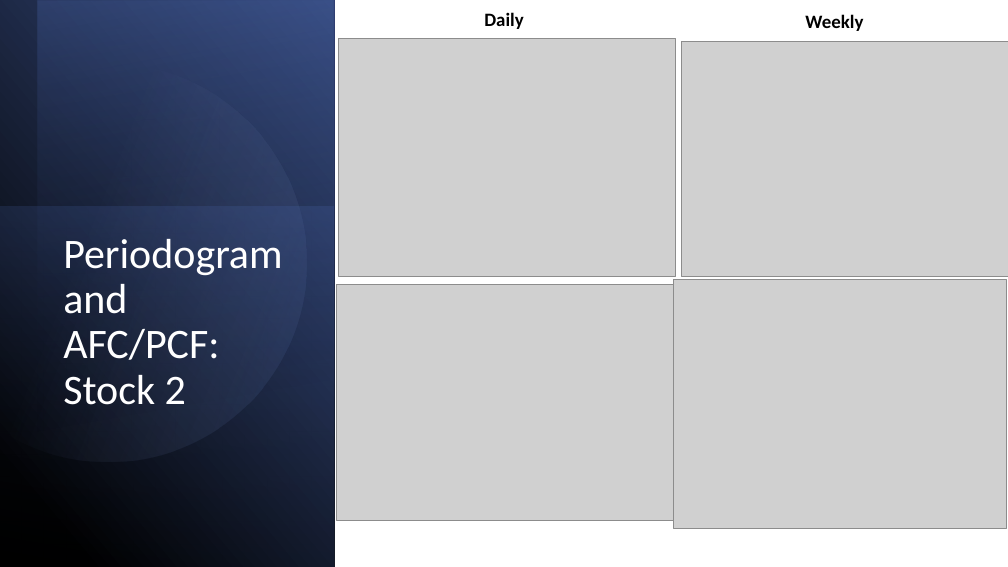
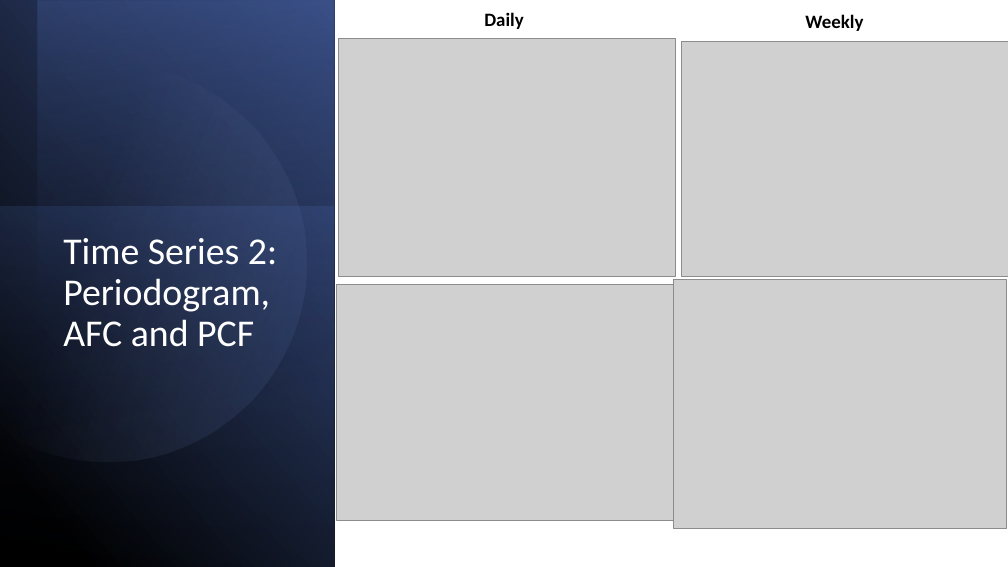
Before and after one commit to Jordanm37/Algo_trading, a slide deck: slide 8 of AE test/Quant_test_presentation_Jordan.pptx. Drawn at 1008x567 pixels with LibreOffice and Linux fonts; fonts in the diff are those of the drawing; grey boxes stand for pictures. Boxes give left, top, right and bottom in pixels: in the first picture for what was removed or moved away, otherwise in the second. Text is boxed around its words. In the diff, an @@ line names an element or a change of style, - is before the commit and + after.

```diff
--- a/AE test/Quant_test_presentation_Jordan.pptx
+++ b/AE test/Quant_test_presentation_Jordan.pptx
@@ title at [63,238,277,347]: text changed; size 40 to 36 pt @@
-Periodogram and AFC/PCF: Stock 2
+Time Series 2: Periodogram, AFC and PCF
```
Also in this commit, not shown: 14 other slides changed, 1 slide added, 1 slide removed, 4 other files.
